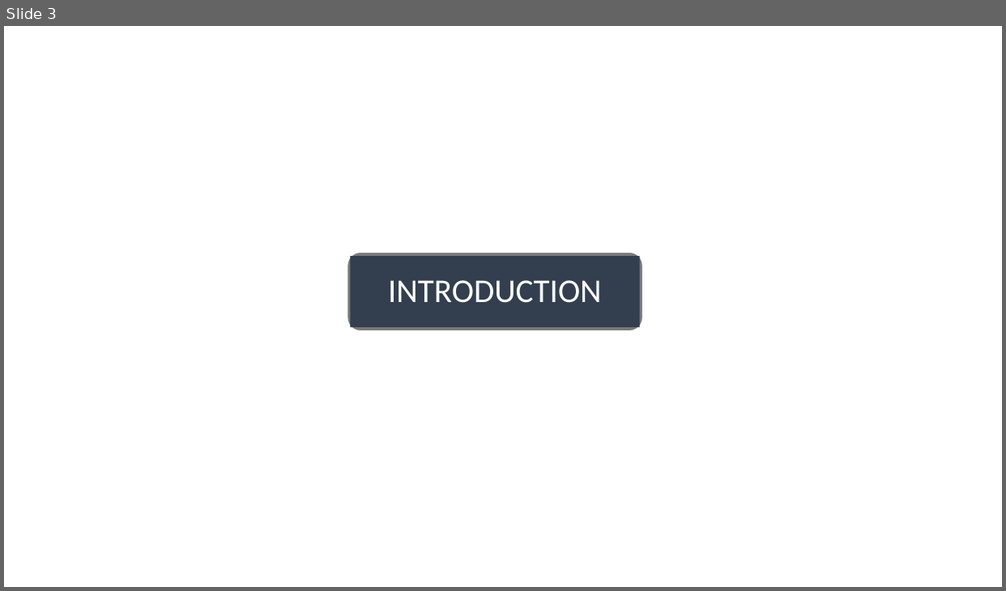
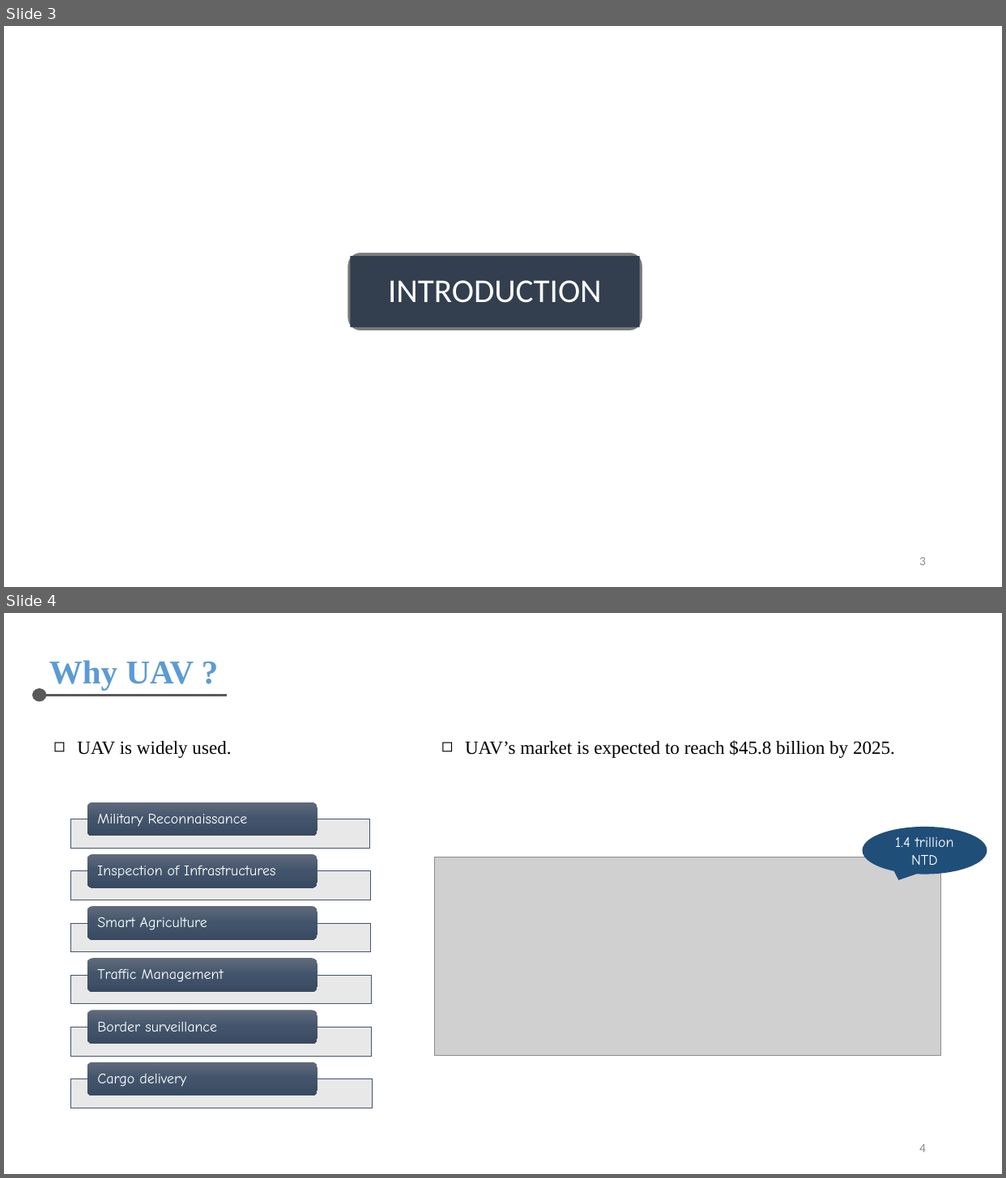
Before and after one commit to chris-nthu/communication, a slide deck: wireless_network/PaperReading/Report.pptx. Shown one above the other, each under a label of ours: slide 3 before the commit, slides 3 and 4 after it. The pictures are 1006x591 and 1006x1178 pixels, drawn with LibreOffice and Linux fonts; fonts in the diff are those of the drawing; grey boxes stand for pictures. Boxes give left, top, right and bottom in pixels: in the first picture for what was removed or moved away, otherwise in the second. Text is boxed around its words. In the diff, an @@ line names an element or a change of style, - is before the commit and + after.

```diff
--- a/wireless_network/PaperReading/Report.pptx
+++ b/wireless_network/PaperReading/Report.pptx
@@ slide 4 added at (4,613,1002,1174), background #FFFFFF @@
@@ text added at (49,660,194,690), 32 pt, text #5B9BD5, bold @@
+Why UAV ?
@@ ellipse added at (32,688,47,702), fill #595959 @@
@@ line added from (47, 696) to (226, 696), #595959 2 pt @@
@@ text added at (77,741,231,758), 18 pt, text #000000 @@
+◻ UAV is widely used.
@@ text added at (465,740,895,758), 18 pt, text #000000 @@
+◻ UAV’s market is expected to reach $45.8 billion by 2025.
@@ speech bubble added at (863,827,987,875), fill #1F4E79, 14 pt, text #FFFFFF @@
+1.4 trillion NTD
@@ picture added at (434,858,941,1056) @@
@@ group added at (70,803,373,1109): 6 rectangles, 6 rounded rectangles, 6 texts @@
+Military Reconnaissance
+Inspection of Infrastructures
+Smart Agriculture
+Traffic Management
+Border surveillance
+Cargo delivery
@@ page number added at (919,1144,926,1152), 12 pt, text #8C8C8C @@
+4
@@ slide 3 changed as well @@
@@ page number added at (919,557,926,565), 12 pt, text #8C8C8C @@
+3
```
Also in this commit, not shown: 7 other slides changed, 8 other slides added, 3 slides removed, 1 other file.
